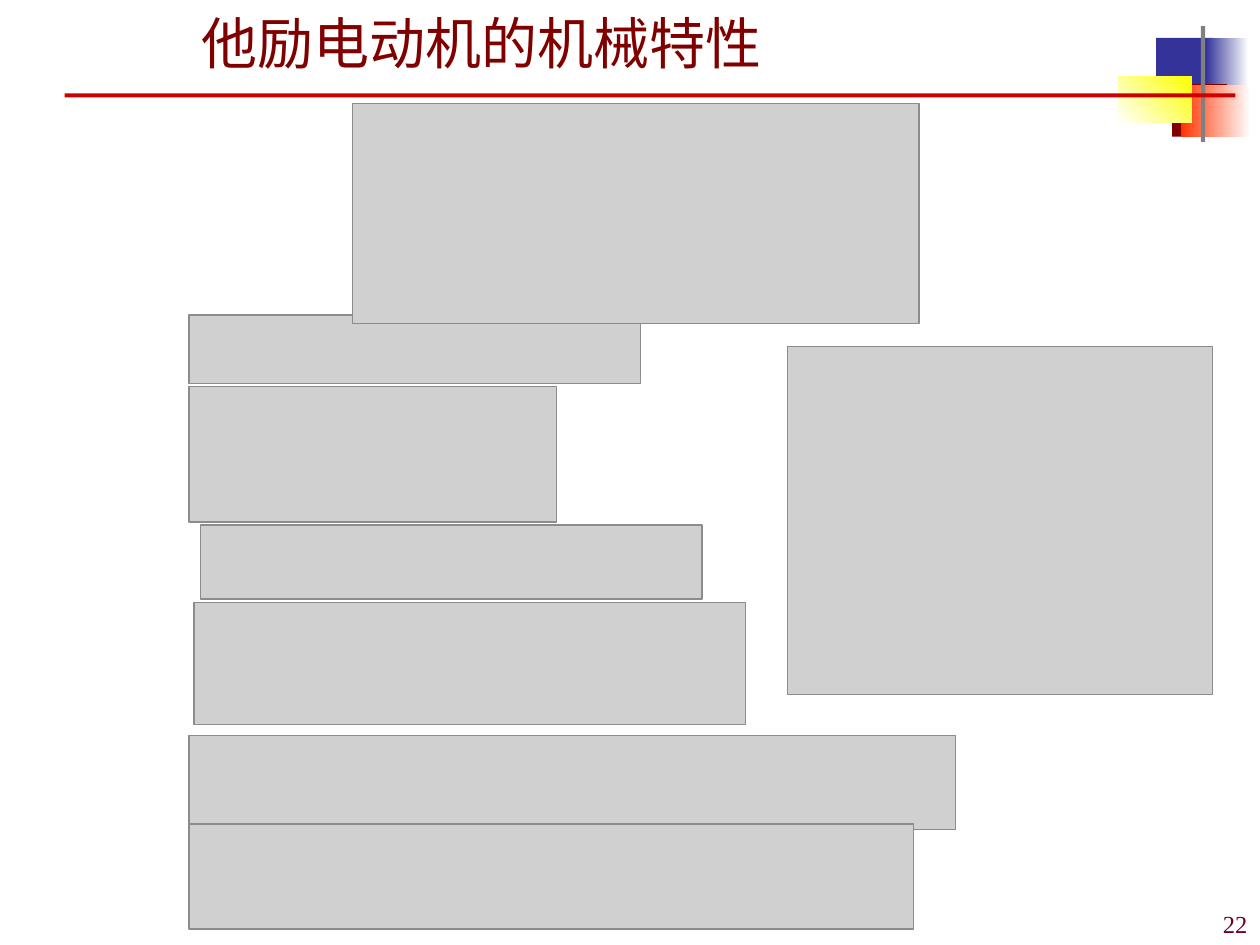
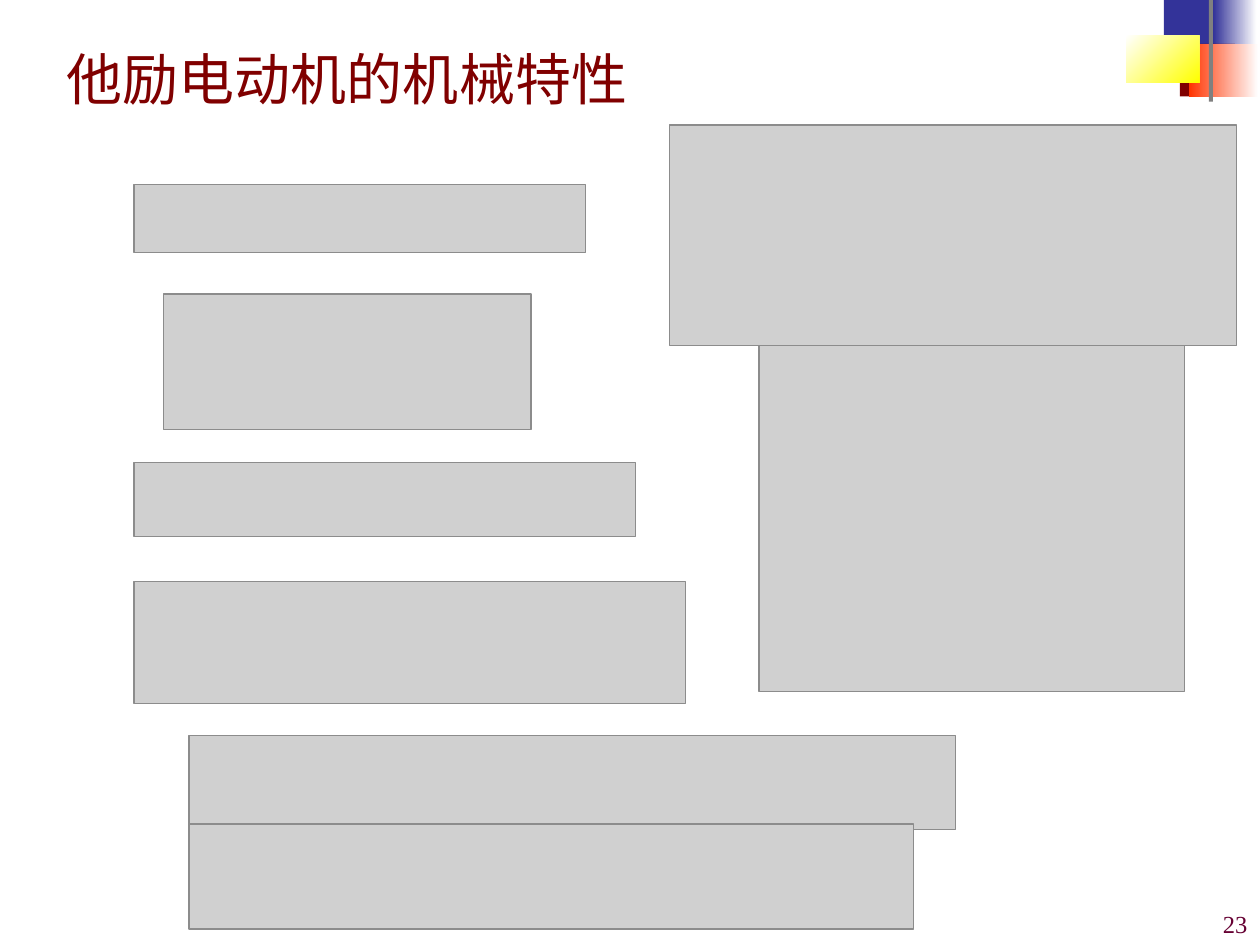
Before and after one commit to origin2007/mechatronic_transmission_control, a slide deck: slide 23 of 课件/机电传动控制3-直流电机.ppt (slide 22 before the commit). Drawn at 1260x945 pixels with LibreOffice and Linux fonts; fonts in the diff are those of the drawing; grey boxes stand for pictures; background and template pictures are left out. Boxes give left, top, right and bottom in pixels: in the first picture for what was removed or moved away, otherwise in the second. Text is boxed around its words. In the diff, an @@ line names an element or a change of style, - is before the commit and + after.

```diff
--- a/课件/机电传动控制3-直流电机.ppt
+++ b/课件/机电传动控制3-直流电机.ppt
@@ 5 rectangles: place and size @@
-5 rectangles at bbox=[1119, 26, 1249, 142]
+5 rectangles at bbox=[1126, 0, 1256, 102]
@@ rectangle at bbox=[1213, 0, 1256, 49]: fill gradient #FFFFFF to #333399 to gradient #333399 to #FFFFFF @@
@@ title "他励电动机的机械特性": place and size @@
-title "他励电动机的机械特性" at bbox=[201, 17, 761, 69]
+title "他励电动机的机械特性" at bbox=[67, 53, 627, 105]
@@ title "他励电动机的机械特性" at bbox=[67, 53, 627, 105]: font Times New Roman to Arial @@
@@ rectangle: place and size @@
-rectangle at bbox=[1181, 84, 1250, 136]
+rectangle at bbox=[1189, 44, 1259, 96]
@@ line removed from (64, 96) to (1235, 96) @@
@@ picture: place and size @@
-picture at bbox=[200, 525, 702, 600]
+picture at bbox=[670, 125, 1237, 345]
@@ picture: place and size @@
-picture at bbox=[353, 103, 920, 324]
+picture at bbox=[134, 185, 585, 253]
@@ picture: place and size @@
-picture at bbox=[189, 315, 640, 383]
+picture at bbox=[164, 294, 532, 430]
@@ picture: place and size @@
-picture at bbox=[788, 346, 1213, 694]
+picture at bbox=[759, 344, 1183, 692]
@@ picture: place and size @@
-picture at bbox=[189, 387, 557, 523]
+picture at bbox=[134, 462, 635, 537]
@@ picture: place and size @@
-picture at bbox=[194, 602, 746, 724]
+picture at bbox=[134, 582, 685, 704]
@@ page number at bbox=[1223, 916, 1248, 934]: text changed @@
-22
+23
```
Also in this commit, not shown: 61 other slides changed, 1 slide added.
